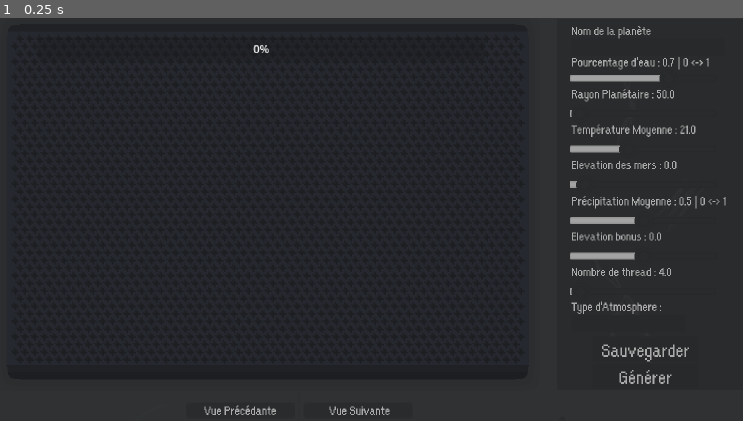
Above: before the commit, frame 1.
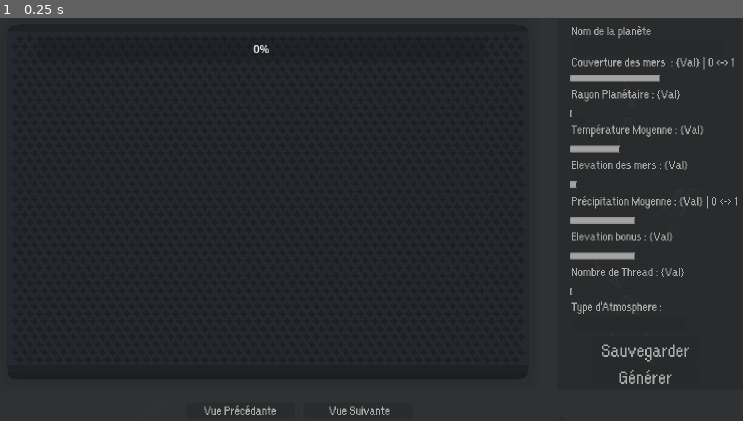
Above: after the commit, the same moment.

Repository: Jujedie/PlanetGenerator
Game: Godot game, scene res://data/scn/master.tscn
Same seed, same stepped clock (60 frames per second), same inputs: the game is played once before the commit and once after it.
Inputs:
- Up to frame 1 (0.25 s): no input

The runs differ from the first frame. In frame 1, 0.6% of the frame differs, in the area x 76-100%, y 9-65%.
Error after the commit: Parse Error: Could not parse global class "PlanetGenerator" from "res://src/planetGenerator.gd". (res://src/master.gd:3)

Commit message:
Amélioration du calcul de l'élévation en ajoutant des montagnes et des canyons basés sur le bruit tectonique. Ajout d'une fonction pour obtenir un bruit 3D enveloppé.

Diff:
--- a/src/planetGenerator.gd
+++ b/src/planetGenerator.gd
@@ -195,16 +195,12 @@
 	var value2 = noise2.get_noise_2d(float(x), float(y))
 	var elevation = ceil(value * (2000 + clamp(value2, 0.0, 1.0) * elevation_modifier))
 
-	# Tectonic plates: mountain ridges
 	var tectonic_mountain_val = abs(tectonic_mountain_noise.get_noise_2d(float(x), float(y)))
 	if tectonic_mountain_val > 0.45 and tectonic_mountain_val < 0.55:
-		# On the tectonic plate boundary, add mountains if on land
-		elevation += 800 * (1.0 - abs(tectonic_mountain_val - 0.5) * 20.0) # sharper ridge
-
-	# Tectonic plates: canyons
+		elevation += 800 * (1.0 - abs(tectonic_mountain_val - 0.5) * 20.0)
+
 	var tectonic_canyon_val = abs(tectonic_canyon_noise.get_noise_2d(float(x), float(y)))
 	if tectonic_canyon_val > 0.45 and tectonic_canyon_val < 0.55:
-		# On the tectonic plate boundary, add canyons (lower elevation)
 		elevation -= 600 * (1.0 - abs(tectonic_canyon_val - 0.5) * 20.0)
 
 	if elevation > 600:
@@ -580,3 +576,9 @@
 		dir.remove(file_name)
 		file_name = dir.get_next()
 	dir.list_dir_end()
+
+func get_wrapped_noise_2d(noise: FastNoiseLite, x: int, y: int, width: int, height: int) -> float:
+    var angle = float(x) / float(width) * PI * 2.0
+    var nx = cos(angle)
+    var ny = sin(angle)
+    return noise.get_noise_3d(nx, ny, float(y) / float(height))
